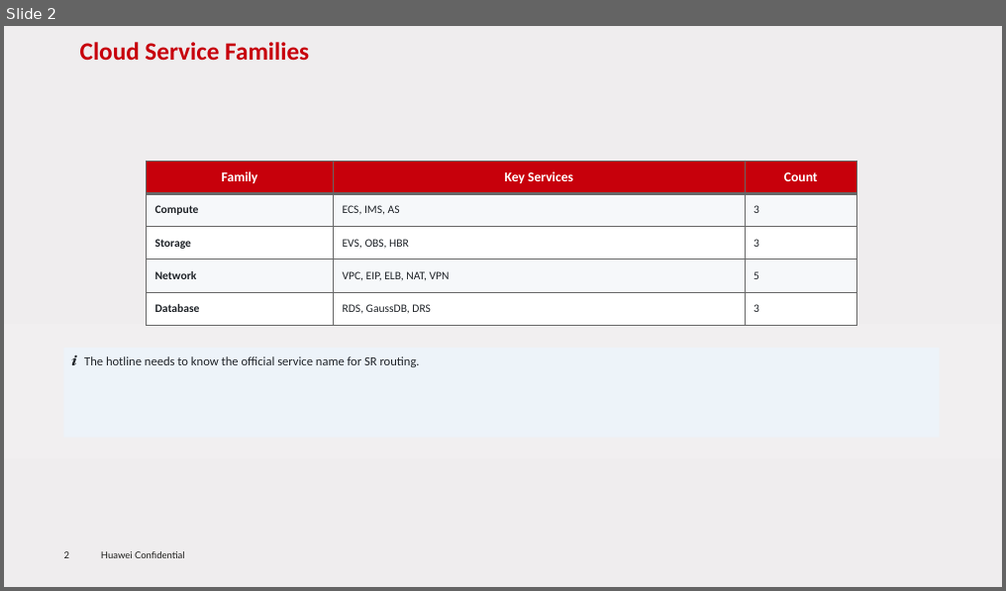
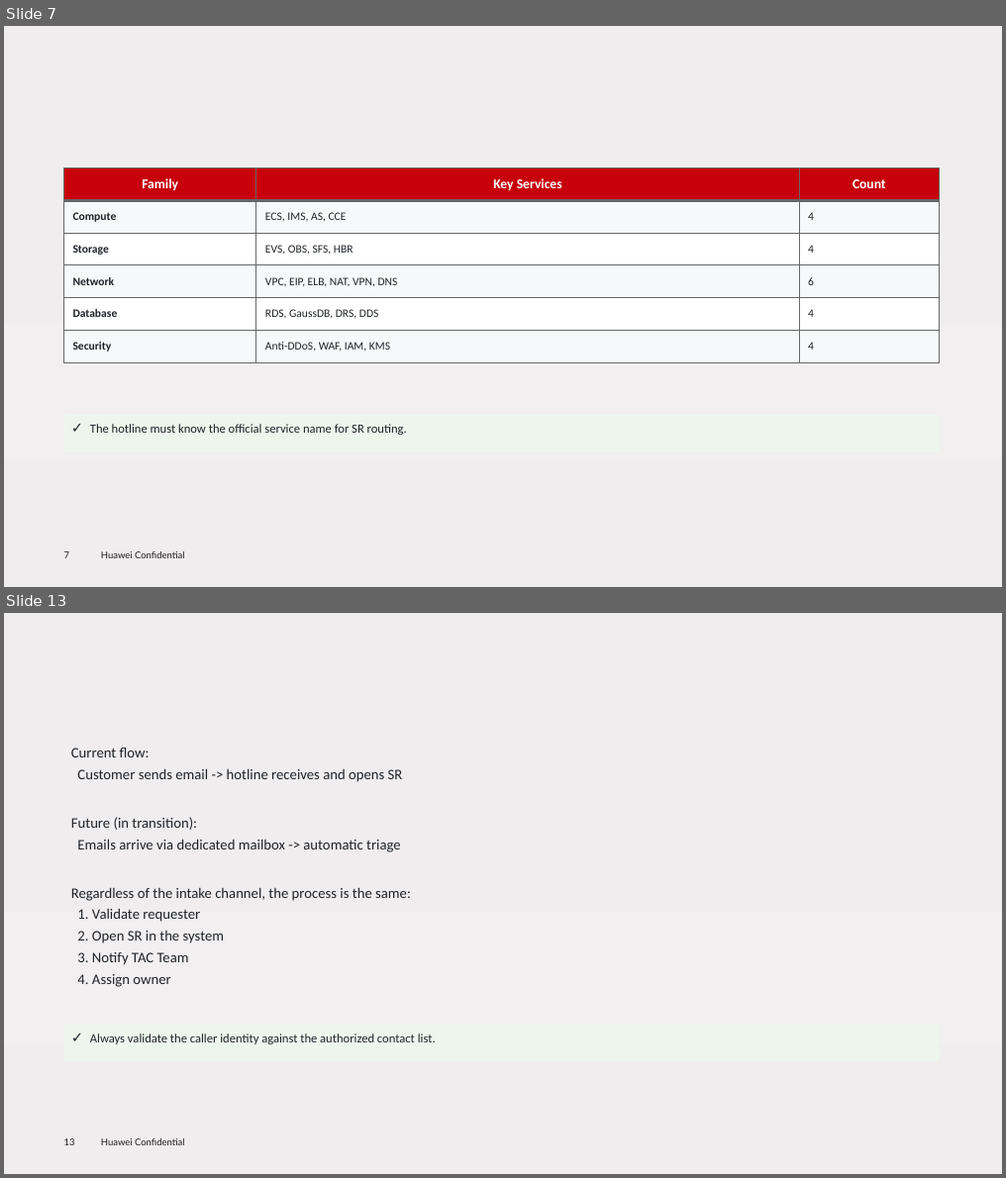
Before and after one commit to RaulMyron/Huawei-doc-templates, a slide deck: examples/ppt/en/sample-en.pptx. Shown one above the other, each under a label of ours: slide 2 before the commit, slides 7 and 13 after it; the slides between them are not shown. The pictures are 1006x591 and 1006x1178 pixels, drawn with LibreOffice and Linux fonts; fonts in the diff are those of the drawing; background and template pictures are left out. Boxes give left, top, right and bottom in pixels: in the first picture for what was removed or moved away, otherwise in the second. Text is boxed around its words. In the diff, an @@ line names an element or a change of style, - is before the commit and + after.

Commit message:
PPT library: flowcharts, auto-size callouts, table overflow fix, title positioning
- Add flowchart helpers: flow_box, flow_arrow, flow_decision,
  flowchart_vertical, flowchart_horizontal
- Callout boxes: dynamic height based on text length, no footer overlap
- Tables: auto-calculate column widths from content, prevent overflow,
  reduce font size for many columns
- Lower content slide titles (top=0.35 instead of template default)
- Add FOOTER_Y and MAX_CONTENT_Y constants
- Increase TOP_CONTENT to 1.7 for more space below titles

```diff
--- a/examples/ppt/en/sample-en.pptx
+++ b/examples/ppt/en/sample-en.pptx
@@ slide 13 added at (4, 613, 1002, 1174), background gradient #EFEDEE to #F1EFF0 to #EFEBEC; not listed: 2 template elements that a slide beside it also shows @@
@@ text added at (71, 748, 411, 987), 14 pt, text #1F2328 @@
+Current flow:
+Customer sends email -> hotline receives and opens SR
+Future (in transition):
+Emails arrive via dedicated mailbox -> automatic triage
+Regardless of the intake channel, the process is the same:
+1. Validate requester
+2. Open SR in the system
+3. Notify TAC Team
+4. Assign owner
@@ text added at (90, 1034, 436, 1045), 12 pt, text #1F2328 @@
+✓ Always validate the caller identity against the authorized contact list.
@@ what was slide 2 is now slide 7 @@
@@ slide 7 changed as well @@
@@ title removed at (80, 42, 309, 60) @@
-Cloud Service Families
@@ table at (63, 169, 939, 363) @@
-row 2: Compute | ECS, IMS, AS | 3
-row 3: Storage | EVS, OBS, HBR | 3
-row 4: Network | VPC, EIP, ELB, NAT, VPN | 5
-row 5: Database | RDS, GaussDB, DRS | 3
+row 2: Compute | ECS, IMS, AS, CCE | 4
+row 3: Storage | EVS, OBS, SFS, HBR | 4
+row 4: Network | VPC, EIP, ELB, NAT, VPN, DNS | 6
+row 5: Database | RDS, GaussDB, DRS, DDS | 4
+row 6: Security | Anti-DDoS, WAF, IAM, KMS | 4
@@ table: place and size @@
-table at (147, 161, 856, 325)
+table at (63, 169, 939, 363)
@@ text at (90, 424, 407, 435): text changed @@
-ℹ The hotline needs to know the official service name for SR routing.
+✓ The hotline must know the official service name for SR routing.
@@ page number at (64, 552, 69, 559): text changed @@
-2
+7
```
Also in this commit, not shown: 1 other slide changed, 21 other slides added, 1 slide removed, 7 other files.
